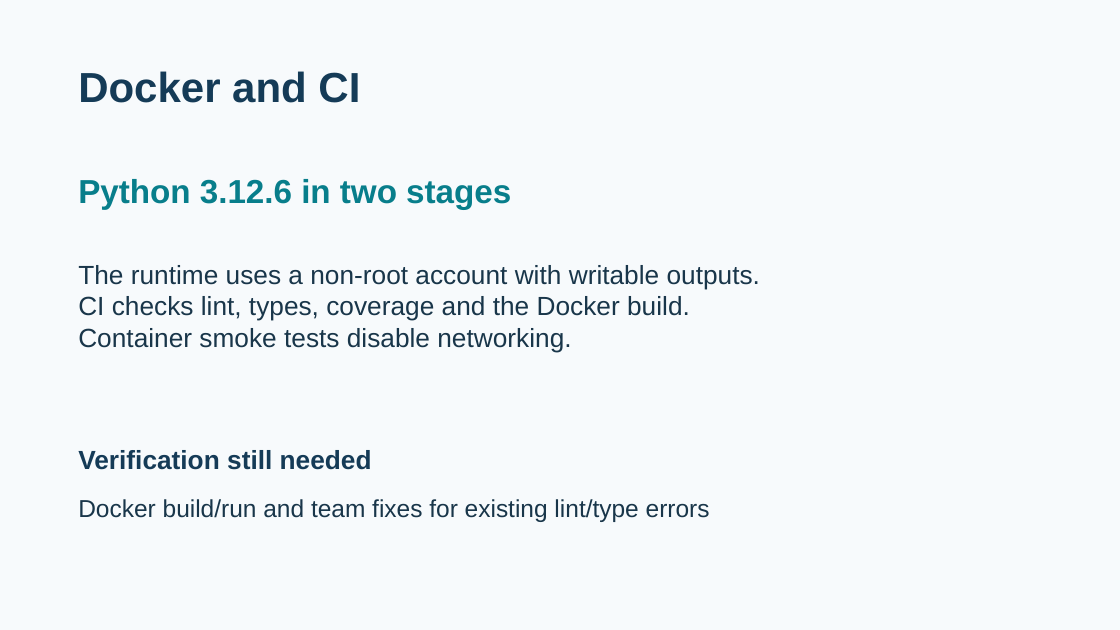
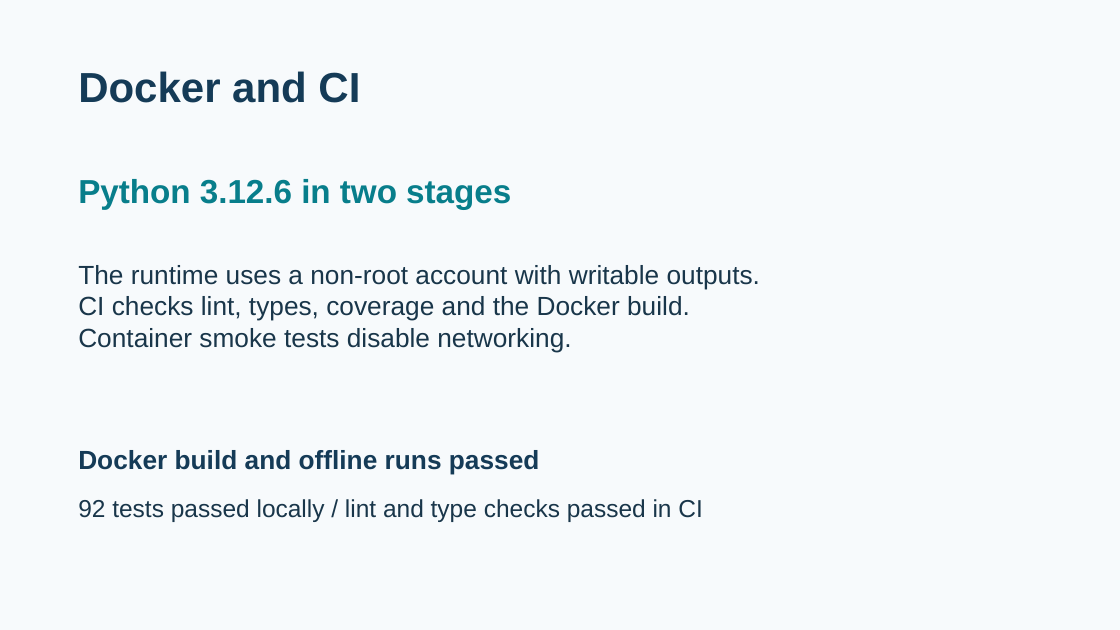
Before and after one commit to nuralnetworks/async-research-assistant, a slide deck: slide 3 of slides/bailar.pptx. Drawn at 1120x630 pixels with LibreOffice and Linux fonts; fonts in the diff are those of the drawing. Boxes give left, top, right and bottom in pixels: in the first picture for what was removed or moved away, otherwise in the second. Text is boxed around its words. In the diff, an @@ line names an element or a change of style, - is before the commit and + after.

Commit message:
docs: update report and slides with verified Docker and green CI results

```diff
--- a/slides/bailar.pptx
+++ b/slides/bailar.pptx
@@ text at (x1=78, y1=450, x2=540, y2=475): text changed @@
-Verification still needed
+Docker build and offline runs passed
@@ text at (x1=78, y1=499, x2=702, y2=522): text changed @@
-Docker build/run and team fixes for existing lint/type errors
+92 tests passed locally / lint and type checks passed in CI
```
Also in this commit, not shown: 1 other slide changed, 6 other files.
